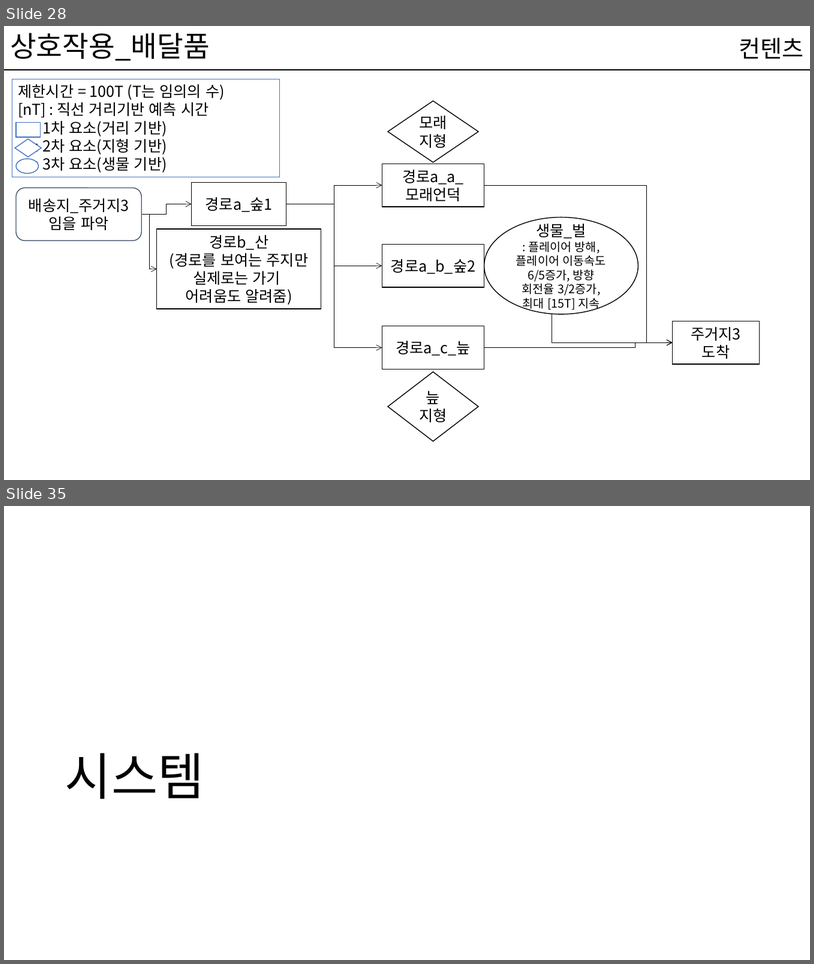
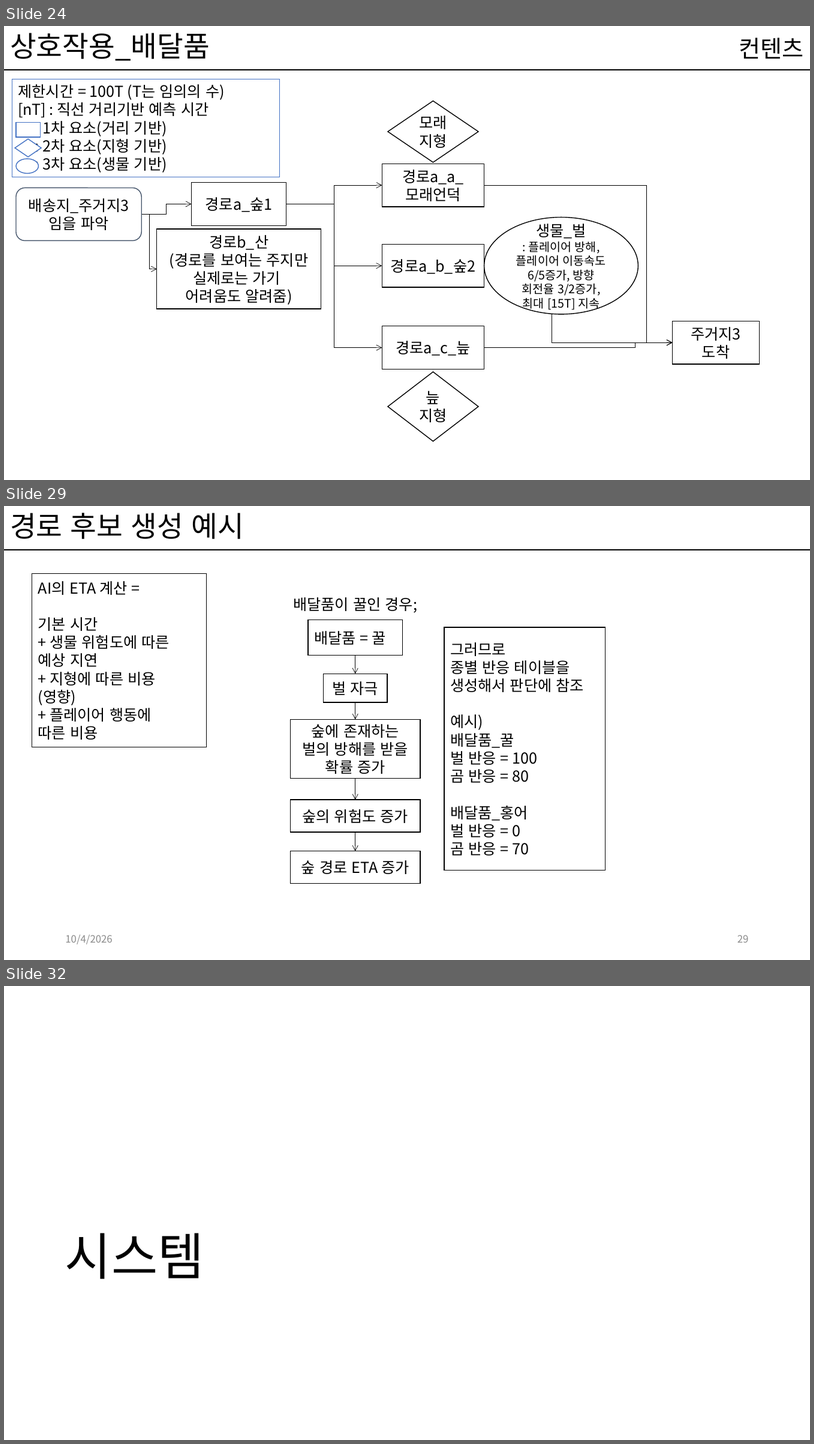
Before and after one commit to kwakyerin/2026_Graduation_Project, a slide deck: documents/HyunahKwon/design/designing/for_teammates/프로토타입_기획.pptx. Shown one above the other, each under a label of ours: slides 28 and 35 before the commit, slides 24, 29 and 32 after it; the slides between them are not shown. The pictures are 814x964 and 814x1444 pixels, drawn with LibreOffice and Linux fonts; fonts in the diff are those of the drawing. Boxes give left, top, right and bottom in pixels: in the first picture for what was removed or moved away, otherwise in the second. Text is boxed around its words. In the diff, an @@ line names an element or a change of style, - is before the commit and + after.

Commit message:
프로토타입 기획서 가독성 증가 및 일부 수정

```diff
--- a/documents/HyunahKwon/design/designing/for_teammates/프로토타입_기획.pptx
+++ b/documents/HyunahKwon/design/designing/for_teammates/프로토타입_기획.pptx
@@ slide 29 added at [4, 506, 810, 960], background #FFFFFF; not listed: 1 template element that a slide beside it also shows @@
@@ title added at [10, 513, 244, 539], 34 pt, text #000000 @@
+경로 후보 생성 예시
@@ rectangle added at [32, 573, 206, 747], fill #FFFFFF, outline #000000 1 pt, 18 pt, text #000000 @@
+AI의 ETA 계산 =
+기본 시간
++ 생물 위험도에 따른 예상 지연
++ 지형에 따른 비용
+(영향)
++ 플레이어 행동에
+따른 비용
@@ text added at [293, 597, 417, 613], 18 pt, text #000000 @@
+배달품이 꿀인 경우;
@@ rectangle added at [308, 620, 402, 655], fill #FFFFFF, outline #000000 1 pt, 18 pt, text #000000 @@
+배달품 = 꿀
@@ rectangle added at [444, 628, 605, 870], fill #FFFFFF, outline #000000 1 pt, 18 pt, text #000000 @@
+그러므로
+종별 반응 테이블을
+생성해서 판단에 참조
+예시)
+배달품_꿀
+벌 반응 = 100
+곰 반응 = 80
+배달품_홍어
+벌 반응 = 0
+곰 반응 = 70
@@ elbow arrow added from (356, 655) to (356, 673), #000000 0.5 pt @@
@@ rectangle added at [323, 673, 387, 702], fill #FFFFFF, outline #000000 1 pt, 18 pt, text #000000 @@
+벌 자극
@@ elbow arrow added from (356, 702) to (356, 720), #000000 0.5 pt @@
@@ rectangle added at [291, 720, 420, 778], fill #FFFFFF, outline #000000 1 pt, 18 pt, text #000000 @@
+숲에 존재하는
+벌의 방해를 받을 확률 증가
@@ elbow arrow added from (356, 778) to (356, 799), #000000 0.5 pt @@
@@ rectangle added at [291, 799, 420, 832], fill #FFFFFF, outline #000000 1 pt, 18 pt, text #000000 @@
+숲의 위험도 증가
@@ elbow arrow added from (356, 832) to (356, 851), #000000 0.5 pt @@
@@ rectangle added at [291, 851, 420, 883], fill #FFFFFF, outline #000000 1 pt, 18 pt, text #000000 @@
+숲 경로 ETA 증가
@@ text added at [65, 934, 112, 944], 12 pt, text #8C8C8C @@
+10/4/2026
@@ page number added at [738, 934, 749, 942], 12 pt, text #8C8C8C @@
+29
@@ what was slide 28 is now slide 24 @@
@@ what was slide 35 is now slide 32 @@
```
Also in this commit, not shown: 34 slides changed.
